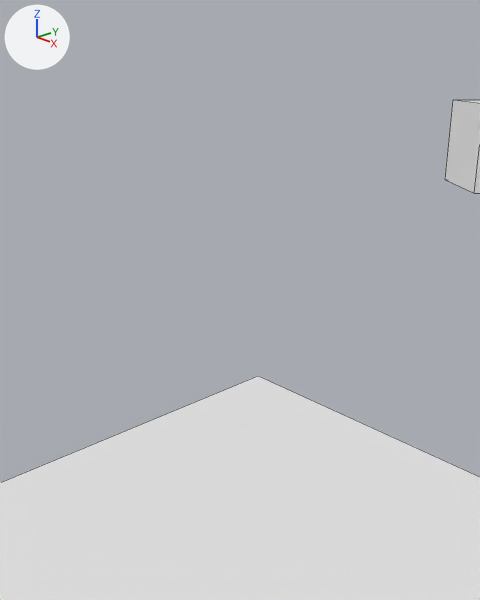
What one commit did to the Blender file Tracking_Diode_3D.blend.
Camera for both pictures: a camera (50 mm lens) standing at (0.77, -0.278, 2.173) and looking at (0.705, -0.218, 2.142). The axes (+X, +Y, +Z) are drawn at upper left. The lights are the same throughout. Mesh edges are drawn as thin lines.

Objects in the first picture: 'CubeC', 'Plane'.
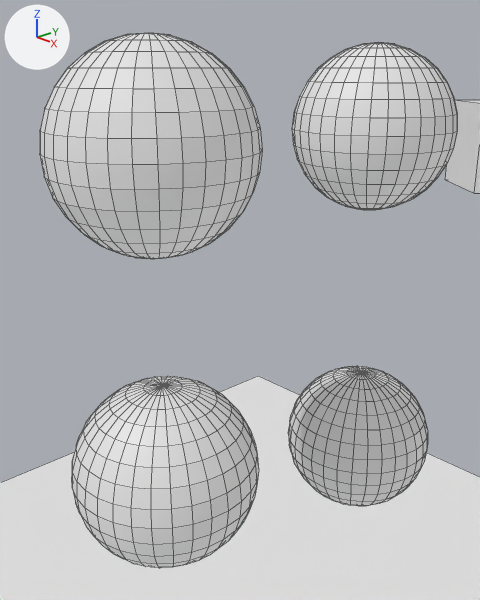
Where the change shows, as pixel boxes [x1, y1, x2, y2] in the pictures (480 x 600 px):
'Sphere0', added: after [40, 33, 262, 259]
'Sphere2', added: after [72, 376, 259, 568]
'Sphere1', added: after [292, 42, 457, 210]
'Sphere3', added: after [288, 366, 428, 506]

What the commit changed:
Mesh me_sphere_003 is new.
It is a UV sphere (32 segments, 16 rings, poles along z) spanning x -1.0..1.0, y -1.0..1.0, z -1.0..1.0.
Object 'Sphere3' (ob_sphere3) is new; it shows me_sphere_003.
Its location is (0.7093, -0.1948, 2.1128).
Its scale is (0.0118, 0.0118, 0.0118).
Object 'Sphere2' (ob_sphere2) is new; it shows a copy of me_sphere_003.
Its location is (0.7093, -0.2352, 2.1241).
Its scale is (0.0118, 0.0118, 0.0118).
Object 'Sphere1' (ob_sphere1) is new; it shows a copy of me_sphere_003.
Its location is (0.7093, -0.1958, 2.1642).
Its scale is (0.0118, 0.0118, 0.0118).
Object 'Sphere0' (ob_sphere0) is new; it shows a copy of me_sphere_003.
Its location is (0.7093, -0.2352, 2.1642).
Its scale is (0.0118, 0.0118, 0.0118).
